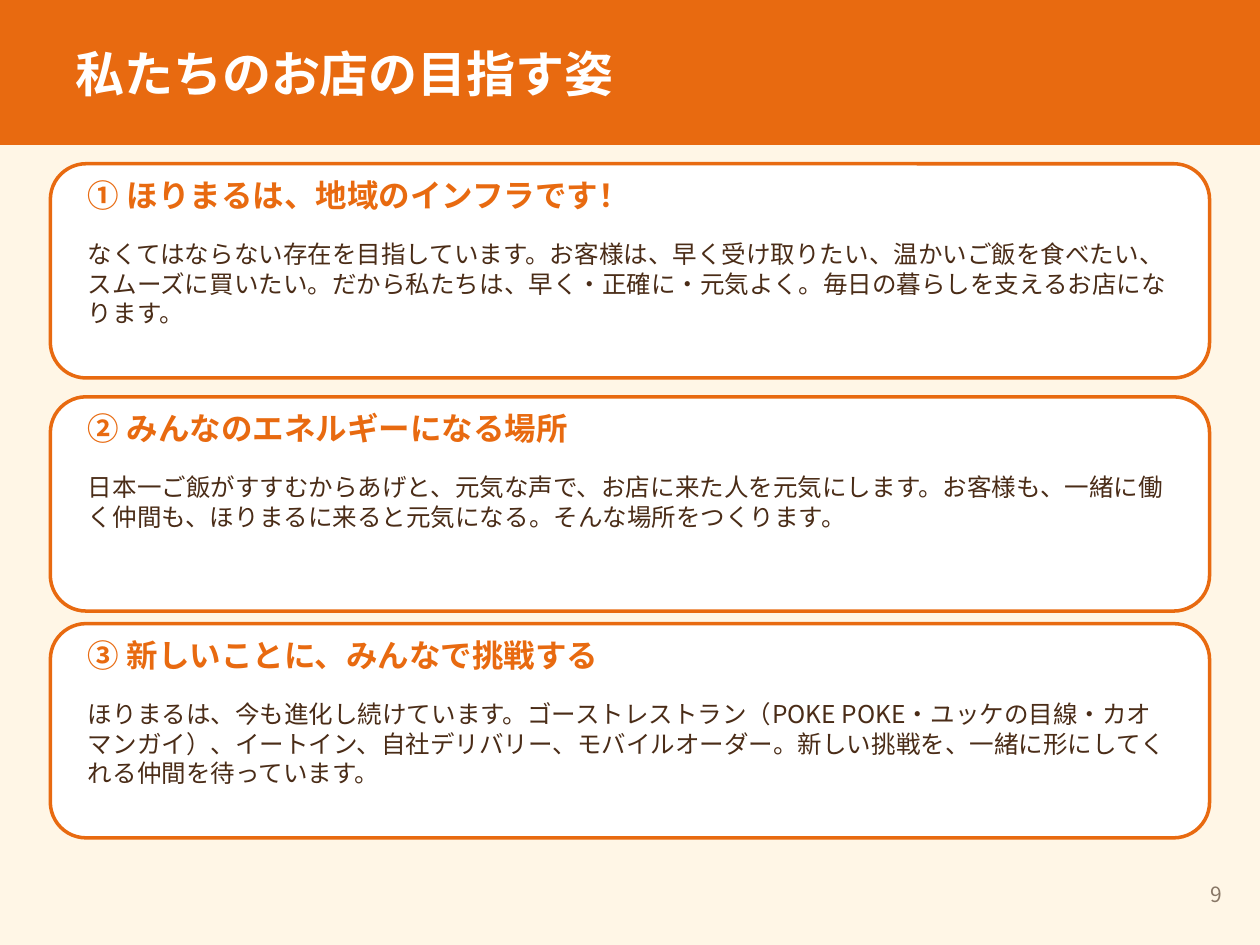
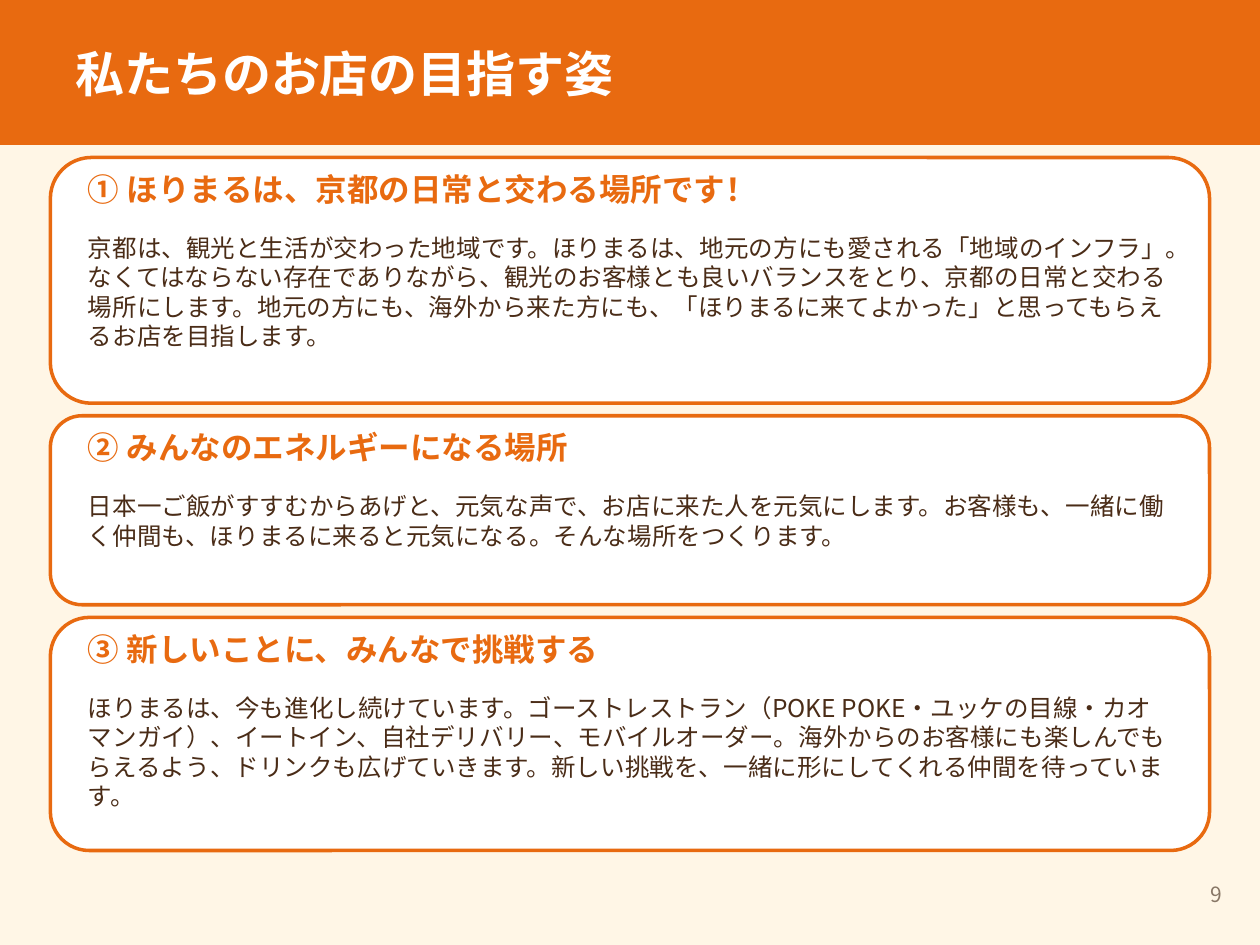
Before and after one commit to ahouprojectmaimai-beep/claude, a slide deck: slide 9 of horimaru/01_ほりまる面接紙芝居_案.pptx. Drawn at 1260x945 pixels with LibreOffice and Linux fonts; fonts in the diff are those of the drawing. Boxes give left, top, right and bottom in pixels: in the first picture for what was removed or moved away, otherwise in the second. Text is boxed around its words. In the diff, an @@ line names an element or a change of style, - is before the commit and + after.

```diff
--- a/horimaru/01_ほりまる面接紙芝居_案.pptx
+++ b/horimaru/01_ほりまる面接紙芝居_案.pptx
@@ rounded rectangle: place and size @@
-rounded rectangle at (50,164,1210,378)
+rounded rectangle at (50,158,1210,403)
@@ text at (88,174,757,204): text changed @@
-① ほりまるは、地域のインフラです！
+① ほりまるは、京都の日常と交わる場所です！
@@ text at (88,236,1190,347): text changed @@
-なくてはならない存在を目指しています。お客様は、早く受け取りたい、温かいご飯を食べたい、スムーズに買いたい。だから私たちは、早く・正確に・元気よく。毎日の暮らしを支えるお店になります。
+京都は、観光と生活が交わった地域です。ほりまるは、地元の方にも愛される「地域のインフラ」。なくてはならない存在でありながら、観光のお客様とも良いバランスをとり、京都の日常と交わる場所にします。地元の方にも、海外から来た方にも、「ほりまるに来てよかった」と思ってもらえるお店を目指します。
@@ rounded rectangle: place and size @@
-rounded rectangle at (50,397,1210,611)
+rounded rectangle at (50,416,1210,605)
@@ text "② みんなのエネルギーになる場所": place and size @@
-text "② みんなのエネルギーになる場所" at (88,412,568,443)
+text "② みんなのエネルギーになる場所" at (88,431,568,462)
@@ text "日本一ご飯がすすむからあげと、元気な声で、お店に来た人を元気にします。お客様も、一緒に働く仲間も、ほりまるに来ると元気に ...": place and size @@
-text "日本一ご飯がすすむからあげと、元気な声で、お店に来た人を元気にします。お客様も、一緒に働く仲間も、ほりまるに来ると元気に ..." at (88,475,1163,528)
+text "日本一ご飯がすすむからあげと、元気な声で、お店に来た人を元気にします。お客様も、一緒に働く仲間も、ほりまるに来ると元気に ..." at (88,494,1164,547)
@@ rounded rectangle: place and size @@
-rounded rectangle at (50,624,1210,838)
+rounded rectangle at (50,617,1210,850)
@@ text "③ 新しいことに、みんなで挑戦する": place and size @@
-text "③ 新しいことに、みんなで挑戦する" at (88,640,599,670)
+text "③ 新しいことに、みんなで挑戦する" at (88,634,599,664)
@@ text at (88,696,1166,807): text changed @@
-ほりまるは、今も進化し続けています。ゴーストレストラン（POKE POKE・ユッケの目線・カオマンガイ）、イートイン、自社デリバリー、モバイルオーダー。新しい挑戦を、一緒に形にしてくれる仲間を待っています。
+ほりまるは、今も進化し続けています。ゴーストレストラン（POKE POKE・ユッケの目線・カオマンガイ）、イートイン、自社デリバリー、モバイルオーダー。海外からのお客様にも楽しんでもらえるよう、ドリンクも広げていきます。新しい挑戦を、一緒に形にしてくれる仲間を待っています。
```
